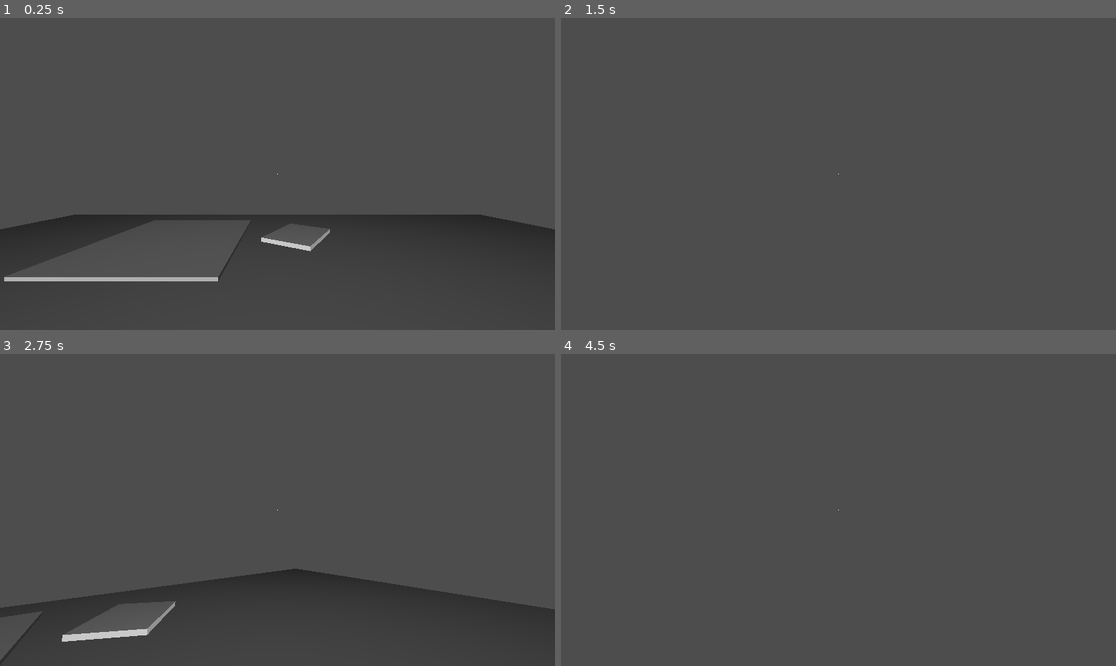
Above: before the commit, frames 1-4 (two rows, left to right).
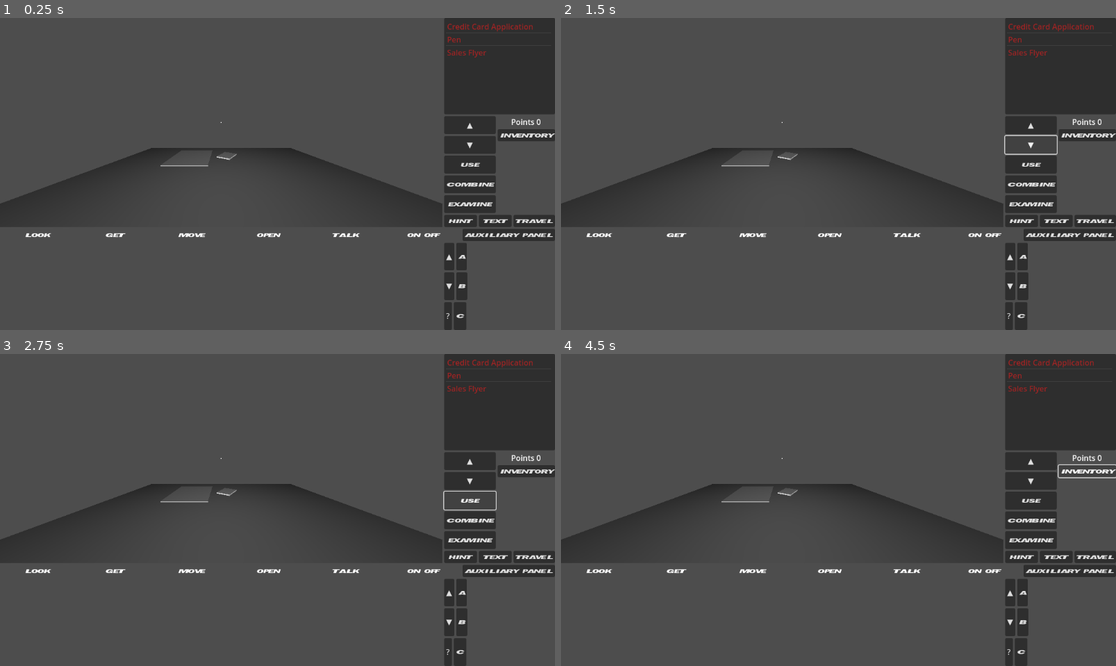
Above: after the commit, the same moments.

Repository: Davidwallacesadler/GodoTex
Game: Godot game, scene res://scenes/main_hud.tscn
Two runs of this game, one before a commit and one after it. Both use one fixed random seed, a clock stepped at 60 frames per second and the inputs below. Before the commit the project starts from res://scenes/tex_office.tscn. Sound files missing from this copy of the repository are replaced by a short silence.
Inputs (mouse positions are in pixels of both pictures, inside the frame that each line leads up to):
- Up to frame 1 (0.25 s): no input
- Up to frame 2 (1.5 s): click (1032, 124) at 0.5 s, where only the run after the commit has a clickable "▲"; click (1032, 145) at 1.25 s, where only the run after the commit has a clickable "▼"
- Up to frame 3 (2.75 s): click (471, 500) at 2 s, where only the run after the commit has a clickable "USE"
- Up to frame 4 (4.5 s): click (1032, 519) at 2.75 s, where only the run after the commit has a clickable "COMBINE"; click (1032, 541) at 3.5 s, where only the run after the commit has a clickable "EXAMINE"; click (1088, 472) at 4.25 s, where only the run after the commit has a clickable "INVENTORY"

The runs differ from the first frame. In frame 1, 16% of the frame differs, in the area x 0-100%, y 0-97%; in frame 2, 14%; in frame 3, 18%, in the area x 0-100%, y 0-100%; in frame 4, 14%.
Error before the commit: Trying to assign a non-object value to a variable of type 'world_item.gd'. (res://scripts/player.gd:66)

Commit message:
Minor cleanup before re-org

Diff:
--- a/entities/sales_flyer.tscn
+++ b/entities/sales_flyer.tscn
@@ -1,6 +1,7 @@
-[gd_scene load_steps=4 format=3 uid="uid://31mycxqc7vot"]
+[gd_scene load_steps=5 format=3 uid="uid://31mycxqc7vot"]
 
 [ext_resource type="Script" path="res://scripts/world_item.gd" id="1_o2yee"]
+[ext_resource type="Resource" uid="uid://5quvmd754lfg" path="res://resources/quips/credit_card_application.tres" id="2_itox3"]
 [ext_resource type="ArrayMesh" uid="uid://brjuyws3rf15x" path="res://assets/models/test.obj" id="3_irtr8"]
 
 [sub_resource type="ConcavePolygonShape3D" id="ConcavePolygonShape3D_fy16u"]
@@ -10,6 +11,7 @@
 collision_layer = 2
 collision_mask = 2
 script = ExtResource("1_o2yee")
+quip = ExtResource("2_itox3")
 
 [node name="Test" type="MeshInstance3D" parent="."]
 transform = Transform3D(1, 0, 0, 0, 0.05, 0, 0, 0, 1.16, 0, 0, 0)
--- a/project.godot
+++ b/project.godot
@@ -11,7 +11,7 @@
 [application]
 
 config/name="GodoTexMurphy"
-run/main_scene="res://scenes/tex_office.tscn"
+run/main_scene="res://scenes/main_hud.tscn"
 config/features=PackedStringArray("4.1", "Forward Plus")
 config/icon="res://assets/textures/icon.svg"
 
--- a/resources/quips/credit_card_application.tres
+++ b/resources/quips/credit_card_application.tres
@@ -1,9 +1,9 @@
 [gd_resource type="Resource" script_class="Quip" load_steps=3 format=3 uid="uid://5quvmd754lfg"]
 
-[ext_resource type="AudioStream" uid="uid://dd05cnxj2sssq" path="res://assets/music/daily_intro_theme.mp3" id="1_78j2v"]
+[ext_resource type="AudioStream" uid="uid://bf3u5se58e2f6" path="res://assets/sound_effects/mail.mp3" id="1_j8lh4"]
 [ext_resource type="Script" path="res://scripts/quip.gd" id="1_swvev"]
 
 [resource]
 script = ExtResource("1_swvev")
-audio = ExtResource("1_78j2v")
-transcription = ""
+audio = ExtResource("1_j8lh4")
+transcription = "Oh boy! Mail!"
--- a/scenes/main_hud.tscn
+++ b/scenes/main_hud.tscn
@@ -1,8 +1,9 @@
-[gd_scene load_steps=4 format=3 uid="uid://3wbjem6eeiex"]
+[gd_scene load_steps=5 format=3 uid="uid://3wbjem6eeiex"]
 
 [ext_resource type="PackedScene" uid="uid://dd1qy06qjmp64" path="res://scenes/tex_office.tscn" id="1_svmp2"]
 [ext_resource type="PackedScene" uid="uid://dpo62q7rdehom" path="res://scenes/inventory_hud.tscn" id="2_wamjm"]
 [ext_resource type="FontFile" uid="uid://b033ll5eisqa4" path="res://assets/fonts/tex_ui_bold.ttf" id="3_yf4e4"]
+[ext_resource type="Script" path="res://scripts/dialog_text_label.gd" id="4_onbgt"]
 
 [node name="MainUI" type="Control"]
 layout_mode = 3
@@ -33,7 +34,7 @@
 
 [node name="SubViewport" type="SubViewport" parent="MainContainer/TopHalfContainer/SubViewportContainer"]
 handle_input_locally = false
-size = Vector2i(2, 2)
+size = Vector2i(918, 434)
 render_target_update_mode = 4
 
 [node name="tex_office" parent="MainContainer/TopHalfContainer/SubViewportContainer/SubViewport" instance=ExtResource("1_svmp2")]
@@ -103,10 +104,11 @@
 layout_mode = 2
 size_flags_vertical = 3
 
-[node name="DialogTextLabel" type="RichTextLabel" parent="MainContainer/BottomHalfContainer/BottomRow"]
+[node name="DialogTextLabel" type="Label" parent="MainContainer/BottomHalfContainer/BottomRow"]
 layout_mode = 2
 size_flags_horizontal = 3
 size_flags_vertical = 3
+script = ExtResource("4_onbgt")
 
 [node name="DialogOptionsContainer" type="VBoxContainer" parent="MainContainer/BottomHalfContainer/BottomRow"]
 layout_mode = 2
--- a/scenes/player.tscn
+++ b/scenes/player.tscn
@@ -3,6 +3,7 @@
 [ext_resource type="Script" path="res://scripts/player.gd" id="1_3pg5l"]
 
 [sub_resource type="CapsuleShape3D" id="CapsuleShape3D_tn7iu"]
+height = 2.5
 
 [node name="Player" type="CharacterBody3D"]
 script = ExtResource("1_3pg5l")
@@ -11,7 +12,9 @@
 shape = SubResource("CapsuleShape3D_tn7iu")
 
 [node name="Camera" type="Camera3D" parent="."]
+transform = Transform3D(1, 0, 0, 0, 1, 0, 0, 0, 1, 0, 0.587475, 0)
 current = true
+fov = 90.0
 
 [node name="InteractionRayCast" type="RayCast3D" parent="Camera"]
 target_position = Vector3(0, 0, -3)
--- a/scenes/tex_office.tscn
+++ b/scenes/tex_office.tscn
@@ -15,7 +15,7 @@
 [node name="TexOffice" type="Node3D"]
 
 [node name="Player" parent="." instance=ExtResource("1_ryj6w")]
-transform = Transform3D(1, 0, 0, 0, 1, 0, 0, 0, 1, 0, 1, 0)
+transform = Transform3D(1, 0, 0, 0, 1, 0, 0, 0, 1, 0, 1.25, 2.48705)
 
 [node name="OmniLight3D" type="OmniLight3D" parent="."]
 transform = Transform3D(1, 0, 0, 0, 1, 0, 0, 0, 1, 0, 4.32073, 0)
--- a/scripts/audio_manager.gd
+++ b/scripts/audio_manager.gd
@@ -4,7 +4,6 @@
 @export var music: AudioStream
 @export var sound_effect: AudioStream
 
-var _is_playing_quip := false
 var _music_decrease_amount := 5.0
 
 func _ready():
@@ -27,11 +26,11 @@
 	$MusicAudioStreamPlayer.volume_db = -_music_decrease_amount
 	$QuipAudioStreamPlayer.stream = quip.audio
 	$QuipAudioStreamPlayer.play()
-#	_is_playing_quip = true
 
 
 func _on_quip_finished():
 	$MusicAudioStreamPlayer.volume_db = 0
+	GameEvents.quip_finished_playing.emit()
 
 
 func _on_item_investigated(quip: Quip):
--- /dev/null
+++ b/scripts/dialog_text_label.gd
@@ -0,0 +1,14 @@
+extends Label
+
+
+# Called when the node enters the scene tree for the first time.
+func _ready():
+	GameEvents.item_investigated.connect(_on_item_investigated)
+	GameEvents.quip_finished_playing.connect(_on_quip_finished_playing)
+
+func _on_item_investigated(quip: Quip):
+	self.text = quip.transcription
+
+
+func _on_quip_finished_playing():
+	self.text = ""
--- a/scripts/game_events.gd
+++ b/scripts/game_events.gd
@@ -1,3 +1,4 @@
 extends Node
 
 signal item_investigated(quip)
+signal quip_finished_playing()
--- a/scripts/player.gd
+++ b/scripts/player.gd
@@ -6,24 +6,15 @@
 # Get the gravity from the project settings to be synced with RigidBody nodes.
 var gravity = ProjectSettings.get_setting("physics/3d/default_gravity")
 
-var focused_world_item: WorldItem
-
-
 func _ready():
 	Input.set_mouse_mode(Input.MOUSE_MODE_CAPTURED)
-
-
-func _process(delta):
-	_process_interaction_raycast()
 
 
 func _physics_process(delta):
 	# Add the gravity.
 	if not is_on_floor():
 		velocity.y -= gravity * delta
-
 	# Get the input direction and handle the movement/deceleration.
-	# As good practice, you should replace UI actions with custom gameplay actions.
 	var input_dir = Input.get_vector("ui_left", "ui_right", "ui_up", "ui_down")
 	var direction = (transform.basis * Vector3(input_dir.x, 0, input_dir.y)).normalized()
 	if direction:
@@ -58,11 +49,7 @@
 
 
 func _handle_ivestigation(event: InputEvent):
-	if event.is_action_pressed("ui_select") and focused_world_item:
-		GameEvents.item_investigated.emit(focused_world_item.quip)
-
-func _process_interaction_raycast():
-	var collision_object = $Camera/InteractionRayCast.get_collider()
-	if collision_object as WorldItem:
-		focused_world_item = collision_object
-		print("player is looking at: ", collision_object.name)
+	if event.is_action_pressed("ui_select"):
+		var focused_object = $Camera/InteractionRayCast.get_collider()
+		if focused_object as WorldItem:
+			GameEvents.item_investigated.emit(focused_object.quip)
Not shown, added: assets/sound_effects/mail.mp3.import
Not shown, changed: .gitignore
Not shown, added: assets/sound_effects/mail.mp3
